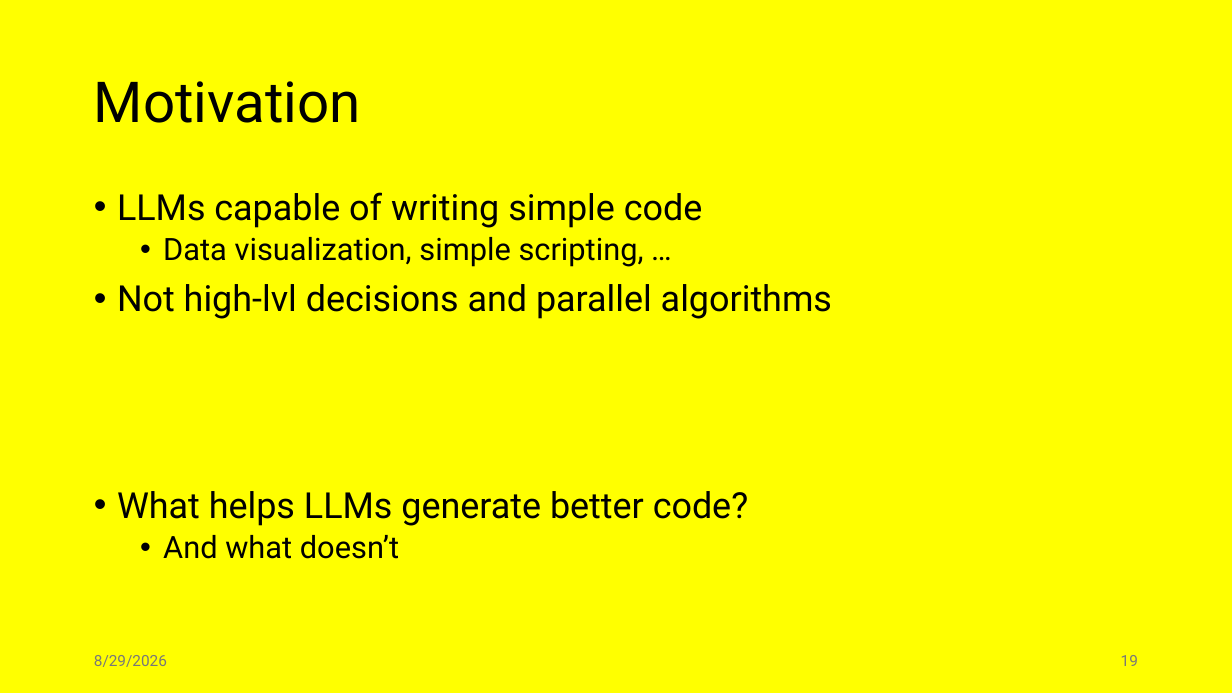
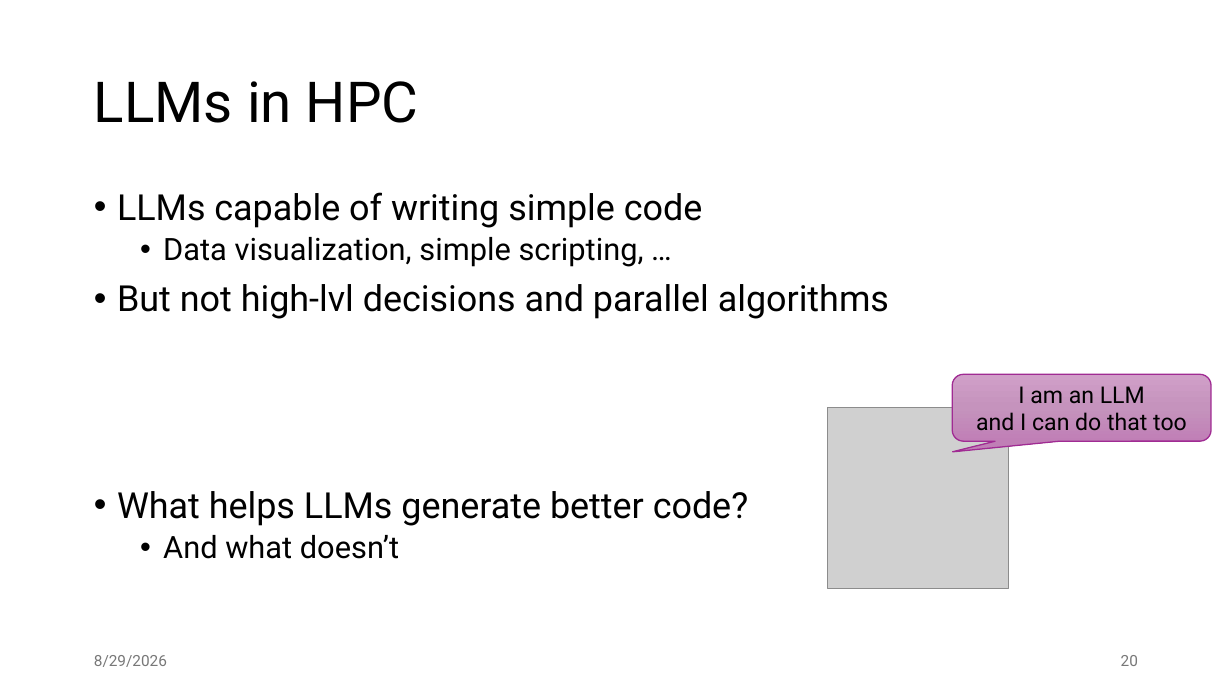
Before and after one commit to jiriklepl/phd-thesis, a slide deck: slide 20 of slides/Optimizing Memory Layouts and Traversal Orders in High-Performance Computing.pptx (slide 19 before the commit). Drawn at 1232x693 pixels with LibreOffice and Linux fonts; fonts in the diff are those of the drawing; grey boxes stand for pictures. Boxes give left, top, right and bottom in pixels: in the first picture for what was removed or moved away, otherwise in the second. Text is boxed around its words. In the diff, an @@ line names an element or a change of style, - is before the commit and + after.

```diff
--- a/slides/Optimizing Memory Layouts and Traversal Orders in High-Performance Computing.pptx
+++ b/slides/Optimizing Memory Layouts and Traversal Orders in High-Performance Computing.pptx
@@ background #FFFF00 to #FFFFFF @@
@@ title at (x1=94, y1=81, x2=419, y2=123): text changed @@
-Motivation
+LLMs in HPC
@@ text at (x1=117, y1=284, x2=889, y2=319): text changed @@
-• Not high-lvl decisions and parallel algorithms
+• But not high-lvl decisions and parallel algorithms
@@ rounded speech box added at (x1=953, y1=374, x2=1212, y2=441), fill gradient #D0A0C8 to #C693BD to #C17FB6, outline #A02B93 1 pt, 18 pt, text #000000 @@
+I am an LLM
+and I can do that too
@@ picture added at (x1=828, y1=408, x2=1009, y2=589) @@
@@ page number at (x1=1121, y1=655, x2=1138, y2=666): text changed @@
-19
+20
```
Also in this commit, not shown: 13 other slides changed, 2 slides added, 1 slide removed.
